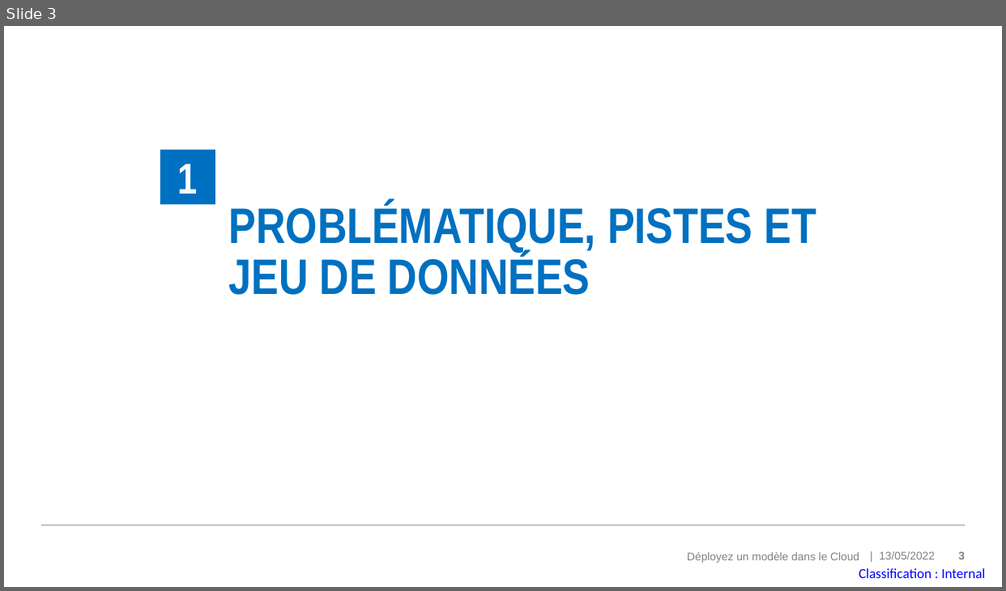
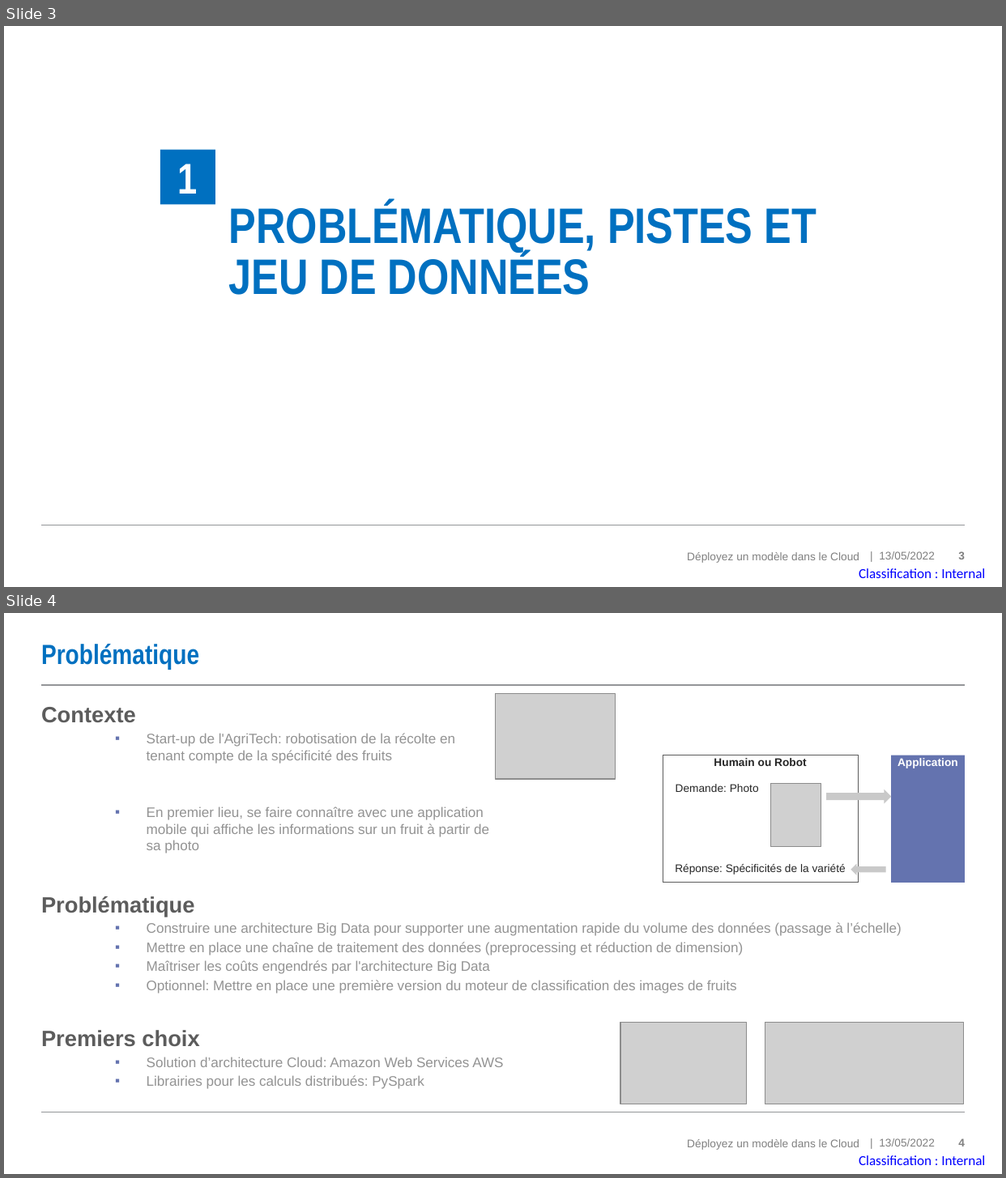
Before and after one commit to MadesLaurence/OpenClassrooms-Fruits-Project-8-, a slide deck: P8_10_support.pptx. Shown one above the other, each under a label of ours: slide 3 before the commit, slides 3 and 4 after it. The pictures are 1006x591 and 1006x1178 pixels, drawn with LibreOffice and Linux fonts; fonts in the diff are those of the drawing; grey boxes stand for pictures. Boxes give left, top, right and bottom in pixels: in the first picture for what was removed or moved away, otherwise in the second. Text is boxed around its words. In the diff, an @@ line names an element or a change of style, - is before the commit and + after.

```diff
--- a/P8_10_support.pptx
+++ b/P8_10_support.pptx
@@ slide 4 added at <box>4,613,1002,1174</box>, background #FFFFFF; not listed: 5 template elements that a slide beside it also shows @@
@@ title added at <box>41,644,199,669</box>, 20 pt, text #0070C0, bold @@
+Problématique
@@ line added from (42, 685) to (965, 685), #939598 1 pt @@
@@ text added at <box>41,707,489,854</box>, 10 pt, text #929292 @@
+  Contexte
+    ▪ Start-up de l'AgriTech: robotisation de la récolte en tenant compte de la spécificité des fruits
+    ▪ En premier lieu, se faire connaître avec une application mobile qui affiche les informations sur un fruit à partir de sa photo
@@ picture added at <box>495,694,615,780</box> @@
@@ rectangle added at <box>663,755,857,883</box>, fill #FFFFFF, outline #5C5C5C 0.75 pt, 8 pt, text #262626 @@
+Humain ou Robot
+Demande: Photo
+Réponse: Spécificités de la variété
@@ rectangle added at <box>891,755,965,883</box>, fill #6473AF, 8 pt, text #FFFFFF, bold @@
+Application
@@ picture added at <box>770,784,820,848</box> @@
@@ right arrow added at <box>826,790,891,803</box>, fill #C9C9C9 @@
@@ right arrow added at <box>851,863,886,875</box>, fill #C9C9C9 @@
@@ text added at <box>41,897,901,1089</box>, 10 pt, text #929292 @@
+  Problématique
+    ▪ Construire une architecture Big Data pour supporter une augmentation rapide du volume des données (passage à l’échelle)
+    ▪ Mettre en place une chaîne de traitement des données (preprocessing et réduction de dimension)
+    ▪ Maîtriser les coûts engendrés par l'architecture Big Data
+    ▪ Optionnel: Mettre en place une première version du moteur de classification des images de fruits
+  Premiers choix
+    ▪ Solution d’architecture Cloud: Amazon Web Services AWS
+    ▪ Librairies pour les calculs distribués: PySpark
@@ picture added at <box>620,1022,747,1104</box> @@
@@ picture added at <box>765,1022,964,1104</box> @@
```
Also in this commit, not shown: 7 slides changed, 2 other slides added, 3 slides removed, 1 other file.
